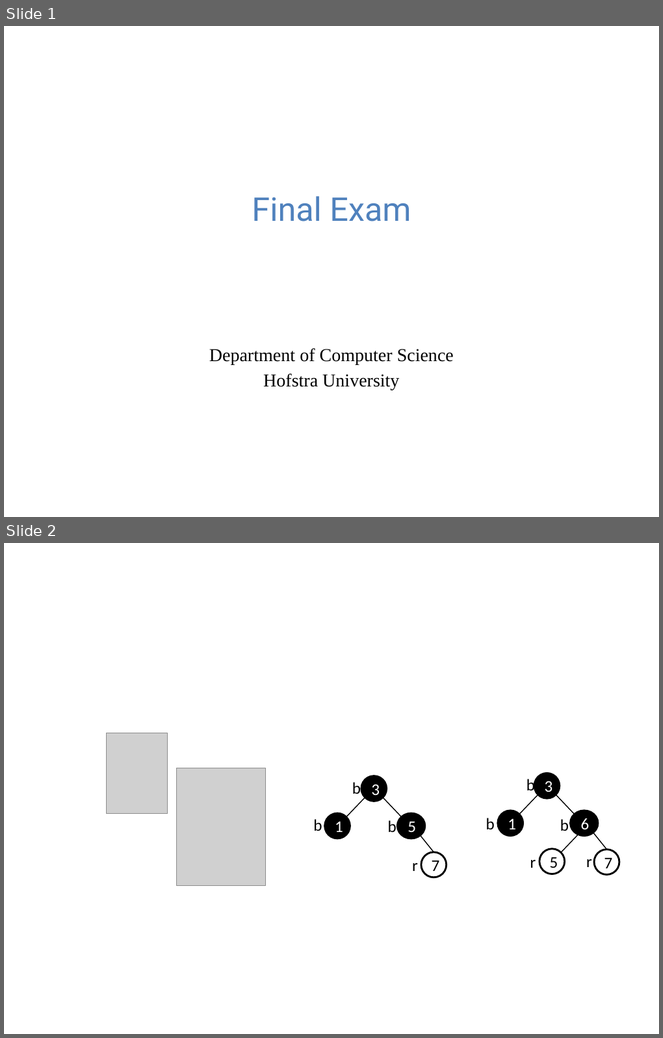
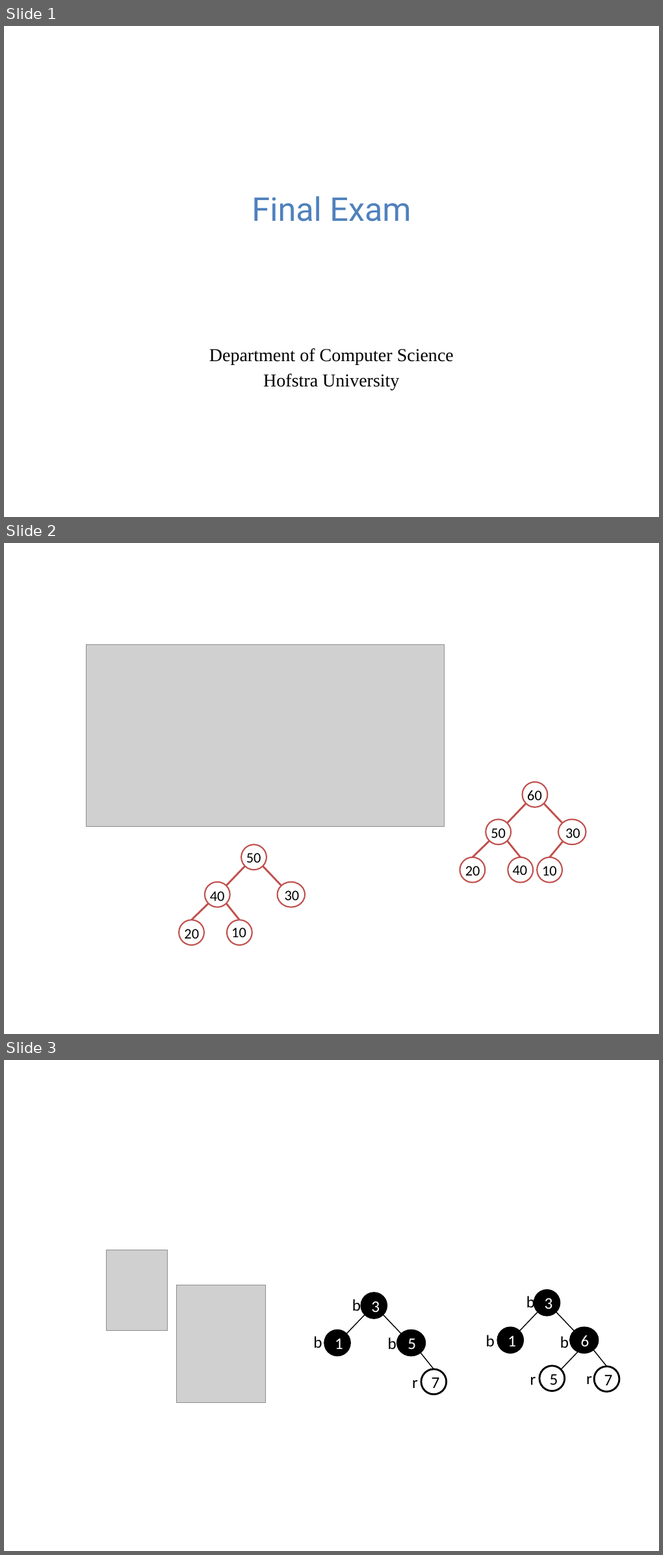
Before and after one commit to guhofstra/CSC111Fa25, a slide deck: FinalExamRelated.pptx. Shown one above the other, each under a label of ours: slides 1 and 2 before the commit, slides 1, 2 and 3 after it. The pictures are 663x1038 and 663x1555 pixels, drawn with LibreOffice and Linux fonts; fonts in the diff are those of the drawing; grey boxes stand for pictures. Boxes give left, top, right and bottom in pixels: in the first picture for what was removed or moved away, otherwise in the second. Text is boxed around its words. In the diff, an @@ line names an element or a change of style, - is before the commit and + after.

```diff
--- a/FinalExamRelated.pptx
+++ b/FinalExamRelated.pptx
@@ slide 2 added at (x1=4, y1=543, x2=659, y2=1034), background #FFFFFF @@
@@ picture added at (x1=87, y1=644, x2=445, y2=826) @@
@@ ellipse added at (x1=522, y1=782, x2=548, y2=808), fill #FFFFFF, outline #C0504D 1.5 pt @@
@@ text added at (x1=527, y1=791, x2=542, y2=804), 16 pt, text #000000 @@
+60
@@ line added from (507, 823) to (526, 804), #C0504D 2 pt @@
@@ line added from (562, 823) to (544, 804), #C0504D 2 pt @@
@@ ellipse added at (x1=486, y1=819, x2=511, y2=845), fill #FFFFFF, outline #C0504D 1.5 pt @@
@@ text added at (x1=491, y1=828, x2=506, y2=843), 16 pt, text #000000 @@
+50
@@ ellipse added at (x1=558, y1=819, x2=586, y2=845), fill #FFFFFF, outline #C0504D 1.5 pt @@
@@ text added at (x1=566, y1=828, x2=581, y2=842), 16 pt, text #000000 @@
+30
@@ ellipse added at (x1=241, y1=845, x2=267, y2=871), fill #FFFFFF, outline #C0504D 1.5 pt @@
@@ text added at (x1=246, y1=853, x2=261, y2=863), 16 pt, text #000000 @@
+50
@@ line added from (473, 858) to (490, 841), #C0504D 2 pt @@
@@ line added from (520, 858) to (507, 841), #C0504D 2 pt @@
@@ line added from (550, 858) to (563, 842), #C0504D 2 pt @@
@@ line added from (226, 886) to (245, 867), #C0504D 2 pt @@
@@ line added from (281, 886) to (263, 867), #C0504D 2 pt @@
@@ ellipse added at (x1=460, y1=858, x2=486, y2=883), fill #FFFFFF, outline #C0504D 1.5 pt @@
@@ text added at (x1=466, y1=866, x2=480, y2=880), 16 pt, text #000000 @@
+20
@@ ellipse added at (x1=508, y1=858, x2=533, y2=883), fill #FFFFFF, outline #C0504D 1.5 pt @@
@@ text added at (x1=513, y1=865, x2=528, y2=875), 16 pt, text #000000 @@
+40
@@ ellipse added at (x1=538, y1=858, x2=563, y2=883), fill #FFFFFF, outline #C0504D 1.5 pt @@
@@ text added at (x1=542, y1=866, x2=557, y2=880), 16 pt, text #000000 @@
+10
@@ ellipse added at (x1=204, y1=882, x2=230, y2=908), fill #FFFFFF, outline #C0504D 1.5 pt @@
@@ text added at (x1=210, y1=891, x2=225, y2=905), 16 pt, text #000000 @@
+40
@@ ellipse added at (x1=277, y1=882, x2=305, y2=908), fill #FFFFFF, outline #C0504D 1.5 pt @@
@@ text added at (x1=285, y1=891, x2=300, y2=904), 16 pt, text #000000 @@
+30
@@ line added from (191, 921) to (208, 904), #C0504D 2 pt @@
@@ line added from (239, 921) to (226, 904), #C0504D 2 pt @@
@@ ellipse added at (x1=179, y1=921, x2=204, y2=946), fill #FFFFFF, outline #C0504D 1.5 pt @@
@@ text added at (x1=184, y1=929, x2=199, y2=943), 16 pt, text #000000 @@
+20
@@ ellipse added at (x1=227, y1=921, x2=252, y2=946), fill #FFFFFF, outline #C0504D 1.5 pt @@
@@ text added at (x1=232, y1=928, x2=246, y2=938), 16 pt, text #000000 @@
+10
@@ what was slide 2 is now slide 3 @@
```
Also in this commit, not shown: 9 other files.
